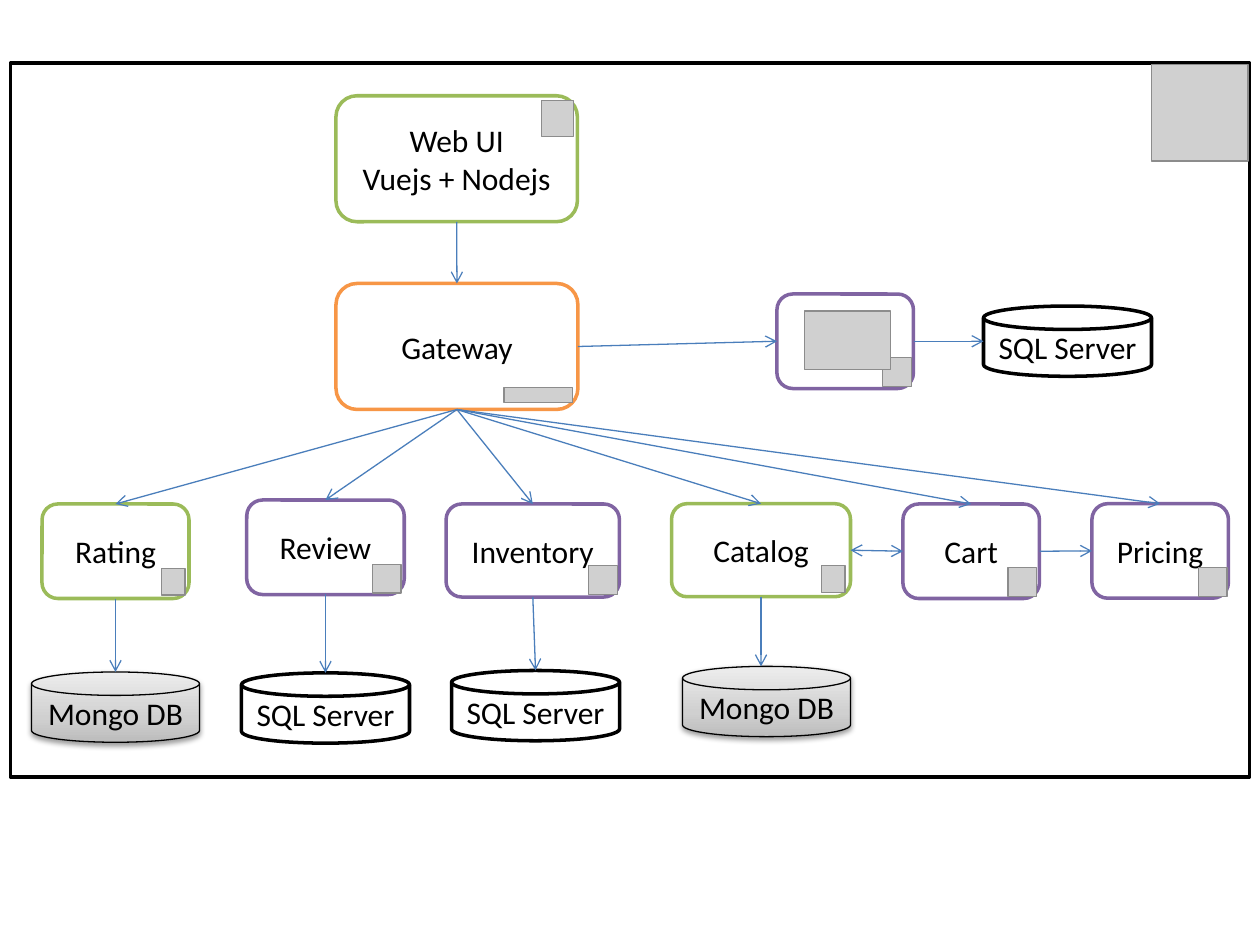
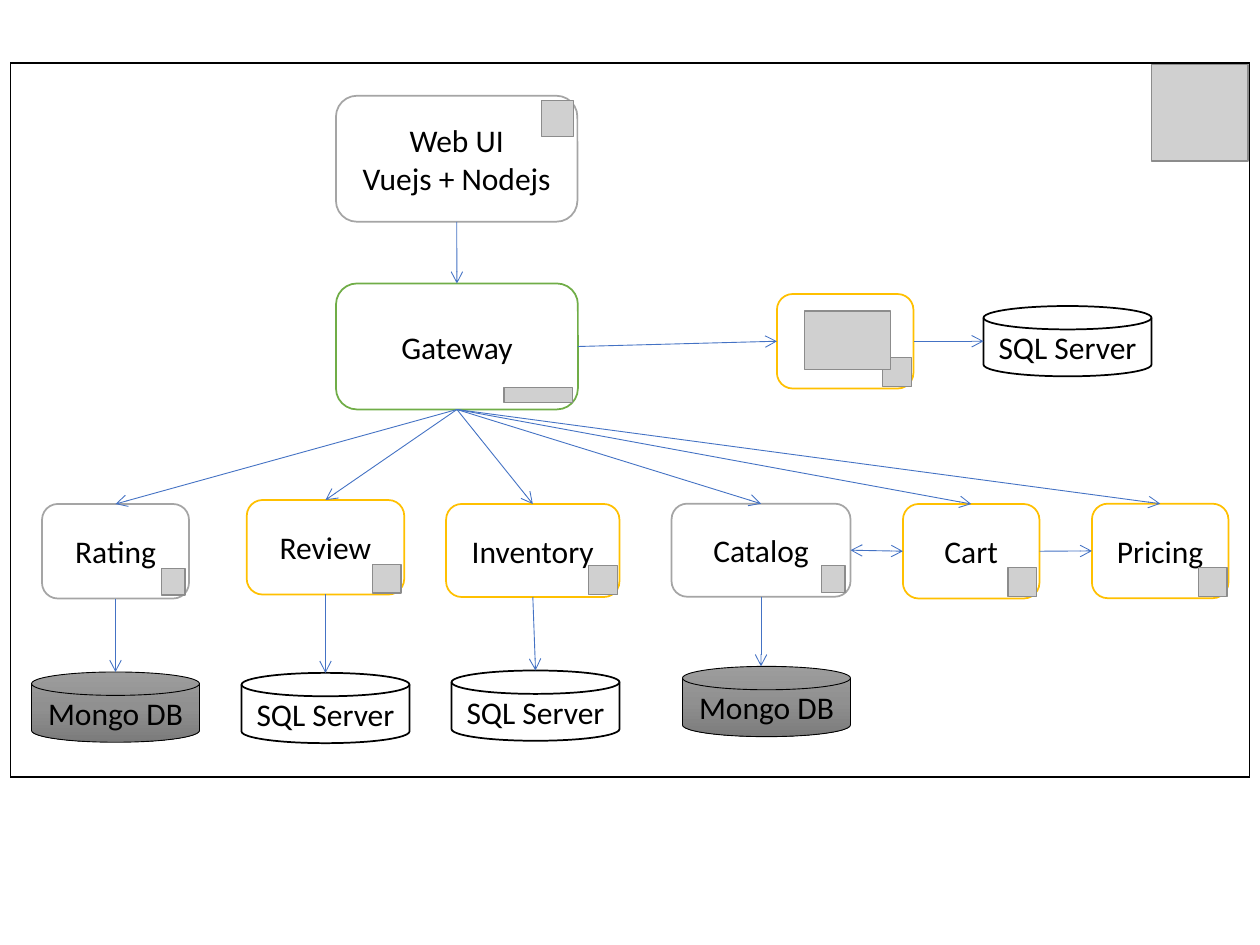
Before and after one commit to ProgrammeChef/microservices-coolstore, a slide deck: slide 5 of assets/state-of-the-art.pptx (slide 4 before the commit). Drawn at 1260x945 pixels with LibreOffice and Linux fonts; fonts in the diff are those of the drawing; grey boxes stand for pictures; background and template pictures are left out. Boxes give left, top, right and bottom in pixels: in the first picture for what was removed or moved away, otherwise in the second. Text is boxed around its words. In the diff, an @@ line names an element or a change of style, - is before the commit and + after.

```diff
--- a/assets/state-of-the-art.pptx
+++ b/assets/state-of-the-art.pptx
@@ outline #000000 2 pt to #000000 1 pt in 4 elements at <box>242,673,410,743</box>, <box>451,670,619,741</box>, <box>984,306,1152,377</box>, <box>10,63,1249,777</box> @@
@@ arrow (456, 222) - (457, 284): stroke #4B7EBC 0.75 pt to #4472C4 0.5 pt @@
@@ rounded rectangle "Gateway" at <box>336,284,578,410</box>: outline #F79646 2 pt to #70AD47 1 pt @@
@@ outline #8064A2 2 pt to #FFC000 1 pt in 5 elements at <box>247,500,404,595</box>, <box>446,504,620,597</box>, <box>903,504,1040,598</box>, <box>1092,504,1228,598</box>, <box>777,294,914,388</box> @@
@@ arrow (578, 346) - (777, 341): stroke #4B7EBC 0.75 pt to #4472C4 0.5 pt @@
@@ arrow (914, 341) - (984, 341): stroke #4B7EBC 0.75 pt to #4472C4 0.5 pt @@
@@ arrow (457, 410) - (116, 504): stroke #4B7EBC 0.75 pt to #4472C4 0.5 pt @@
@@ arrow (457, 410) - (325, 500): stroke #4B7EBC 0.75 pt to #4472C4 0.5 pt @@
@@ arrow (457, 410) - (533, 504): stroke #4B7EBC 0.75 pt to #4472C4 0.5 pt @@
@@ arrow (457, 410) - (761, 504): stroke #4B7EBC 0.75 pt to #4472C4 0.5 pt @@
@@ arrow (457, 410) - (971, 504): stroke #4B7EBC 0.75 pt to #4472C4 0.5 pt @@
@@ arrow (457, 410) - (1160, 504): stroke #4B7EBC 0.75 pt to #4472C4 0.5 pt @@
@@ outline #9BBB59 2 pt to #A5A5A5 1 pt in 3 elements at <box>336,96,578,222</box>, <box>42,504,189,598</box>, <box>672,504,850,597</box> @@
@@ double arrow (850, 551) - (903, 552): stroke #4B7EBC 0.75 pt to #4472C4 0.5 pt @@
@@ arrow (1040, 552) - (1092, 551): stroke #4B7EBC 0.75 pt to #4472C4 0.5 pt @@
@@ arrow (116, 598) - (116, 672): stroke #4B7EBC 0.75 pt to #4472C4 0.5 pt @@
@@ arrow (325, 595) - (325, 673): stroke #4B7EBC 0.75 pt to #4472C4 0.5 pt @@
@@ arrow (533, 597) - (536, 670): stroke #4B7EBC 0.75 pt to #4472C4 0.5 pt @@
@@ arrow (761, 597) - (761, 667): stroke #4B7EBC 0.75 pt to #4472C4 0.5 pt @@
@@ cylinder "Mongo DB" at <box>32,672,199,742</box>: fill gradient #BDBDBD to #D1D1D1 to #EEEEEE to gradient #9D9D9D to #909090 to #7C7C7C; outline #000000 0.75 pt to #000000 0.5 pt; shadow off @@
@@ cylinder "Mongo DB" at <box>683,667,850,737</box>: fill gradient #BDBDBD to #D1D1D1 to #EEEEEE to gradient #9D9D9D to #909090 to #7C7C7C; outline #000000 0.75 pt to #000000 0.5 pt; shadow off @@
```
Also in this commit, not shown: 2 other slides changed, 1 slide added, 18 other files.
